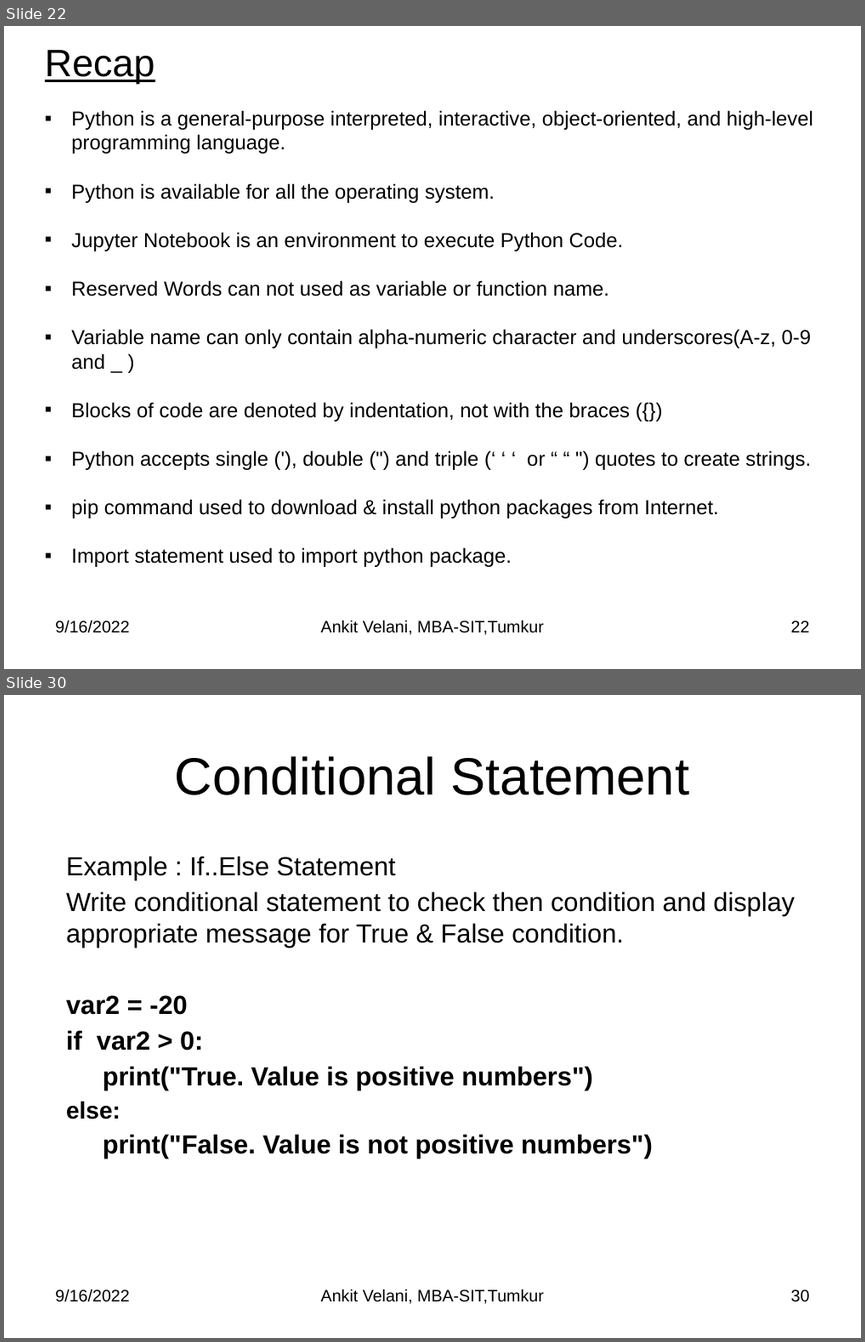
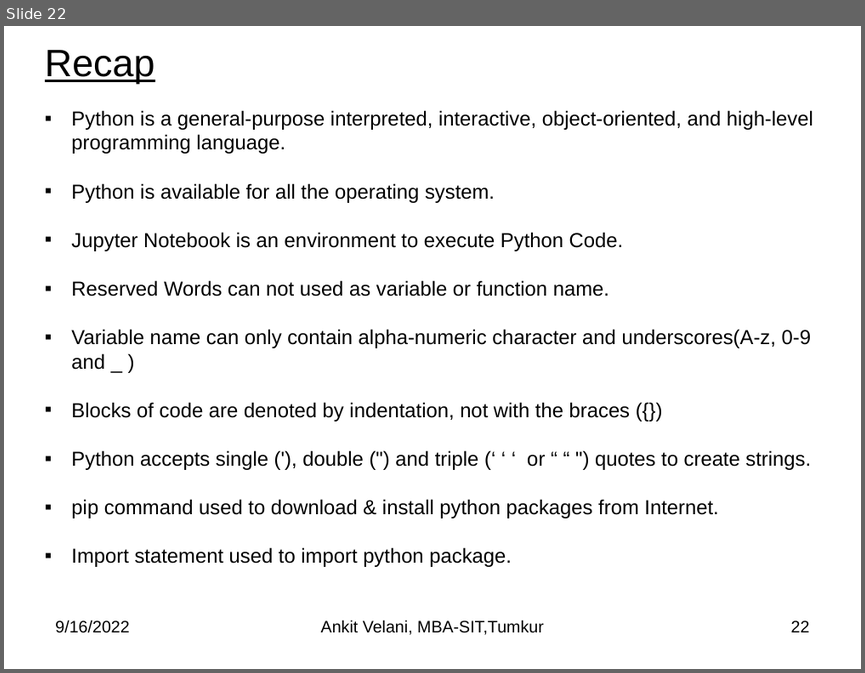
Before and after one commit to sitmbadept/sitmbadept.github.io, a slide deck: BDTM/Python/Unit-4-Python-Programming.pptx. Shown one above the other, each under a label of ours: slides 22 and 30 before the commit, slide 22 after it; the slides between them are not shown. The pictures are 865x1342 and 865x673 pixels, drawn with LibreOffice and Linux fonts; fonts in the diff are those of the drawing. Boxes give left, top, right and bottom in pixels: in the first picture for what was removed or moved away, otherwise in the second. Text is boxed around its words. In the diff, an @@ line names an element or a change of style, - is before the commit and + after.

```diff
--- a/BDTM/Python/Unit-4-Python-Programming.pptx
+++ b/BDTM/Python/Unit-4-Python-Programming.pptx
@@ slide 30 removed at bbox=[4, 695, 861, 1338], background #FFFFFF @@
@@ title removed at bbox=[175, 756, 689, 795] @@
-Conditional Statement
@@ text removed at bbox=[66, 856, 794, 1158] @@
-Example : If..Else Statement
-Write conditional statement to check then condition and display appropriate message for True & False condition.
-var2 = -20
-if var2 > 0:
-print("True. Value is positive numbers")
-else:
-print("False. Value is not positive numbers")
@@ text removed at bbox=[55, 1288, 129, 1302] @@
-9/16/2022
@@ text removed at bbox=[321, 1288, 544, 1304] @@
-Ankit Velani, MBA-SIT,Tumkur
@@ page number removed at bbox=[791, 1289, 810, 1302] @@
-30
```
Also in this commit, not shown: 41 other slides removed.
